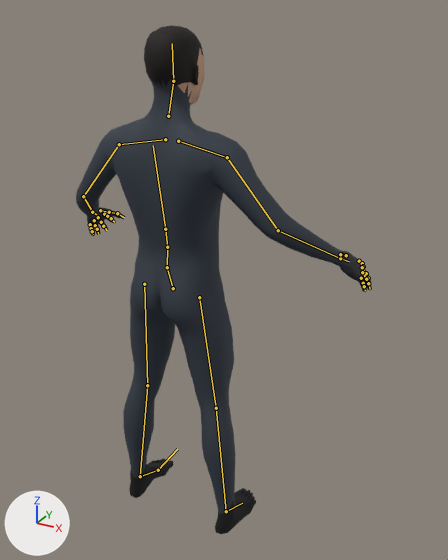
Renders of the glTF model art/chars/player.glb from each side of a commit.
Camera for both pictures: a camera (50 mm lens) standing at (1.086, -1.61, 1.863) and looking at (0.083, 0.213, 0.951). The axes (+X, +Y, +Z) are drawn at lower left. The lights are the same throughout. The older version comes first. The bones that change, and the others that lie on the model, are drawn over the model as lines.

Names of what the first picture shows: 'arms', 'body', 'head'.
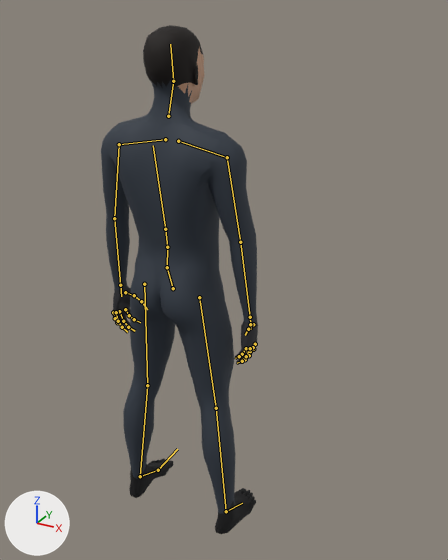
The newer file adds an action. The first version stands in its rest pose; the second is drawn at frame 8 of the action 'hit'.

What the commit changed:
Bone 'upperarm_l' (bone_upperarm_l) turns from (0, 0, 0) to (-1, 0, -31) degrees about its own x, y and z.
Bone 'lowerarm_l' (bone_lowerarm_l) turns from (0, 0, 0) to (-40, -3, -9) degrees about its own x, y and z.
Bone 'hand_l' (bone_hand_l) turns from (0, 0, 0) to (-11, -1, -5) degrees about its own x, y and z.
Bone 'index_01_l' (bone_index_01_l) turns from (0, 0, 0) to (7, -1, 10) degrees about its own x, y and z.
Bone 'index_02_l' (bone_index_02_l) turns from (0, 0, 0) to (6, -1, 11) degrees about its own x, y and z.
Bone 'middle_01_l' (bone_middle_01_l) turns from (0, 0, 0) to (8, -1, 9) degrees about its own x, y and z.
Bone 'middle_02_l' (bone_middle_02_l) turns from (0, 0, 0) to (8, -1, 9) degrees about its own x, y and z.
Bone 'pinky_01_l' (bone_pinky_01_l) turns from (0, 0, 0) to (10, -1, 7) degrees about its own x, y and z.
Bone 'pinky_03_l' (bone_pinky_03_l) turns from (0, 0, 0) to (10, -1, 6) degrees about its own x, y and z.
Bone 'ring_01_l' (bone_ring_01_l) turns from (0, 0, 0) to (9, -1, 9) degrees about its own x, y and z.
Bone 'ring_02_l' (bone_ring_02_l) turns from (0, 0, 0) to (9, -1, 8) degrees about its own x, y and z.
Bone 'upperarm_r' (bone_upperarm_r) turns from (0, 0, 0) to (-1, 0, 31) degrees about its own x, y and z.
Bone 'lowerarm_r' (bone_lowerarm_r) turns from (0, 0, 0) to (-40, 3, 9) degrees about its own x, y and z.
Bone 'hand_r' (bone_hand_r) turns from (0, 0, 0) to (-11, 1, 5) degrees about its own x, y and z.
Bone 'index_01_r' (bone_index_01_r) turns from (0, 0, 0) to (7, 1, -10) degrees about its own x, y and z.
Bone 'index_02_r' (bone_index_02_r) turns from (0, 0, 0) to (6, 1, -11) degrees about its own x, y and z.
Bone 'middle_01_r' (bone_middle_01_r) turns from (0, 0, 0) to (8, 1, -9) degrees about its own x, y and z.
Bone 'middle_02_r' (bone_middle_02_r) turns from (0, 0, 0) to (8, 1, -9) degrees about its own x, y and z.
Bone 'pinky_01_r' (bone_pinky_01_r) turns from (0, 0, 0) to (10, 1, -7) degrees about its own x, y and z.
Bone 'pinky_03_r' (bone_pinky_03_r) turns from (0, 0, 0) to (10, 1, -6) degrees about its own x, y and z.
Bone 'ring_01_r' (bone_ring_01_r) turns from (0, 0, 0) to (9, 1, -9) degrees about its own x, y and z.
Bone 'ring_02_r' (bone_ring_02_r) turns from (0, 0, 0) to (9, 1, -8) degrees about its own x, y and z.
Bone 'head' (bone_head) turns from (0, 0, 0) to (-3, 0, 0) degrees about its own x, y and z.

What differs and where, as boxes [x1, y1, x2, y2] in the pictures (448 x 560 px):
'body', posed: before [108, 110, 256, 534]; after [107, 113, 256, 534]
'arms', posed (47% narrower, 40% taller): before [76, 119, 372, 292]; after [101, 123, 258, 365]
'head', posed: before [132, 25, 208, 132]; after [121, 25, 216, 133]
bone 'upperarm_l', root to tip: before (119, 144) to (83, 196); after (119, 144) to (114, 218)
bone 'lowerarm_l', root to tip: before (83, 196) to (92, 212); after (114, 218) to (120, 285)
bone 'hand_l', root to tip: before (92, 212) to (96, 214); after (120, 285) to (121, 296)
bone 'index_01_l', root to tip: before (104, 214) to (107, 216); after (125, 309) to (129, 315)
bone 'index_02_l', root to tip: before (107, 216) to (111, 218); after (129, 315) to (134, 319)
bone 'middle_01_l', root to tip: before (98, 217) to (101, 222); after (119, 311) to (123, 321)
bone 'middle_02_l', root to tip: before (101, 222) to (103, 226); after (123, 321) to (128, 327)
bone 'pinky_01_l', root to tip: before (90, 224) to (91, 228); after (113, 312) to (115, 318)
bone 'pinky_03_l', root to tip: before (92, 231) to (93, 234); after (117, 322) to (121, 325)
bone 'ring_01_l', root to tip: before (94, 220) to (95, 225); after (116, 312) to (118, 321)
bone 'ring_02_l', root to tip: before (95, 225) to (97, 229); after (118, 321) to (122, 327)
bone 'upperarm_r', root to tip: before (227, 157) to (278, 230); after (227, 157) to (240, 242)
bone 'lowerarm_r', root to tip: before (278, 230) to (340, 258); after (240, 242) to (250, 317)
bone 'hand_r', root to tip: before (340, 258) to (349, 261); after (250, 317) to (251, 329)
bone 'index_01_r', root to tip: before (359, 261) to (362, 263); after (255, 344) to (253, 349)
bone 'index_02_r', root to tip: before (362, 263) to (363, 266); after (253, 349) to (250, 351)
bone 'middle_01_r', root to tip: before (362, 267) to (366, 273); after (253, 347) to (249, 355)
bone 'middle_02_r', root to tip: before (366, 273) to (368, 278); after (249, 355) to (245, 359)
bone 'pinky_01_r', root to tip: before (361, 278) to (363, 283); after (246, 348) to (242, 354)
bone 'pinky_03_r', root to tip: before (364, 286) to (365, 290); after (239, 356) to (235, 358)
bone 'ring_01_r', root to tip: before (362, 272) to (366, 279); after (250, 348) to (246, 356)
bone 'ring_02_r', root to tip: before (366, 279) to (368, 283); after (246, 356) to (242, 361)
bone 'head', root to tip: before (173, 81) to (172, 43); after (173, 81) to (170, 44)
